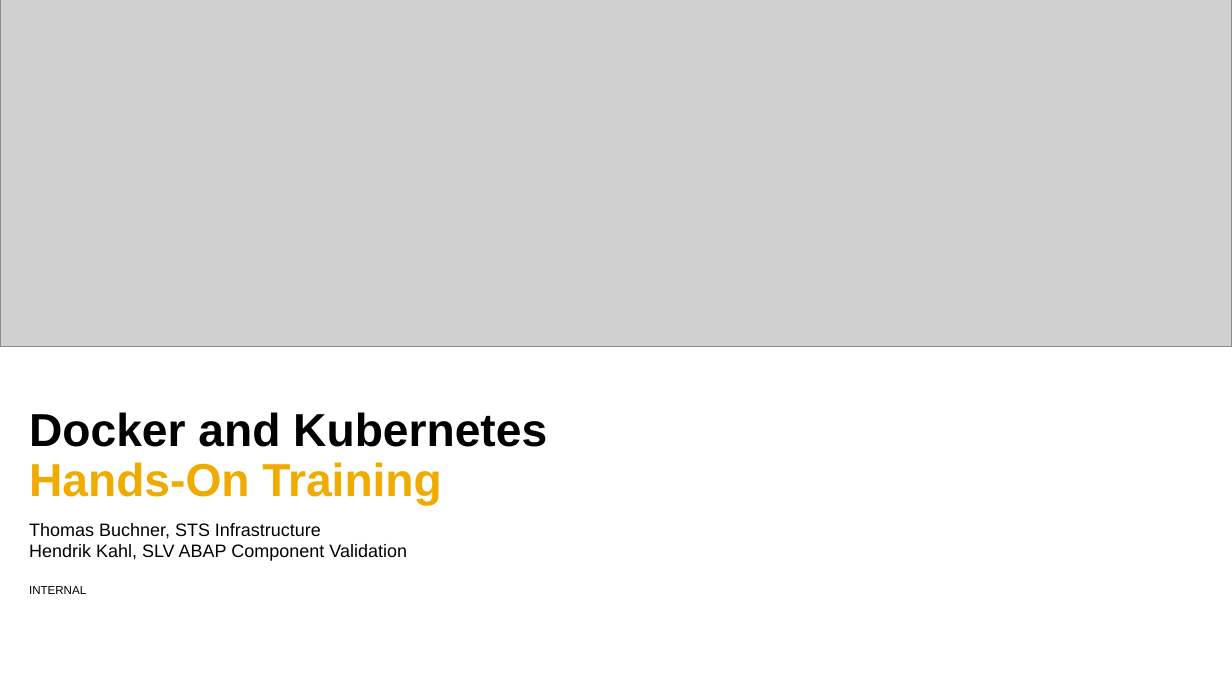
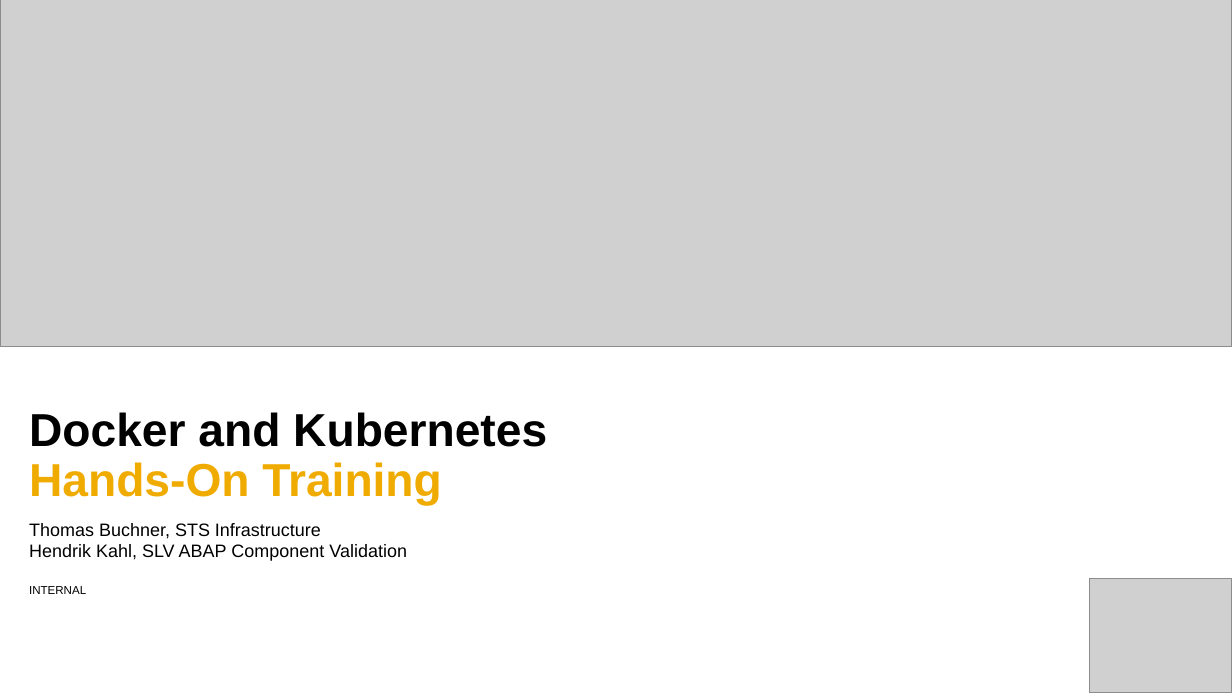
Before and after one commit to cuijiyao01/docker-k8s-training, a slide deck: slide 1 of docker/02_Members_of_docker_universe.pptx. Drawn at 1232x693 pixels with LibreOffice and Linux fonts; fonts in the diff are those of the drawing; grey boxes stand for pictures; background and template pictures are left out. Boxes give left, top, right and bottom in pixels: in the first picture for what was removed or moved away, otherwise in the second. Text is boxed around its words. In the diff, an @@ line names an element or a change of style, - is before the commit and + after.

```diff
--- a/docker/02_Members_of_docker_universe.pptx
+++ b/docker/02_Members_of_docker_universe.pptx
@@ picture added at <box>1089,578,1232,693</box> @@
```
Also in this commit, not shown: 1 other slide changed, 1 other file.
